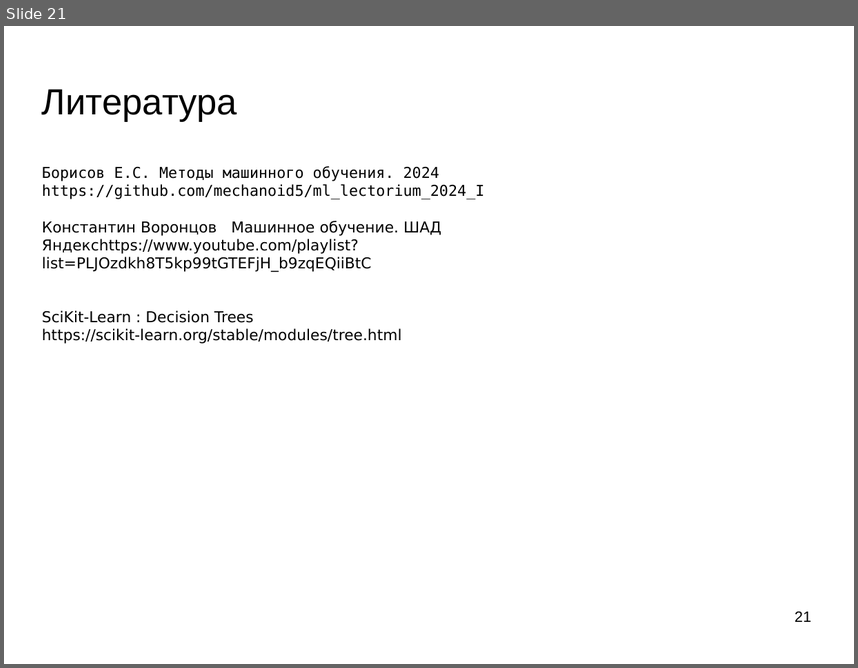
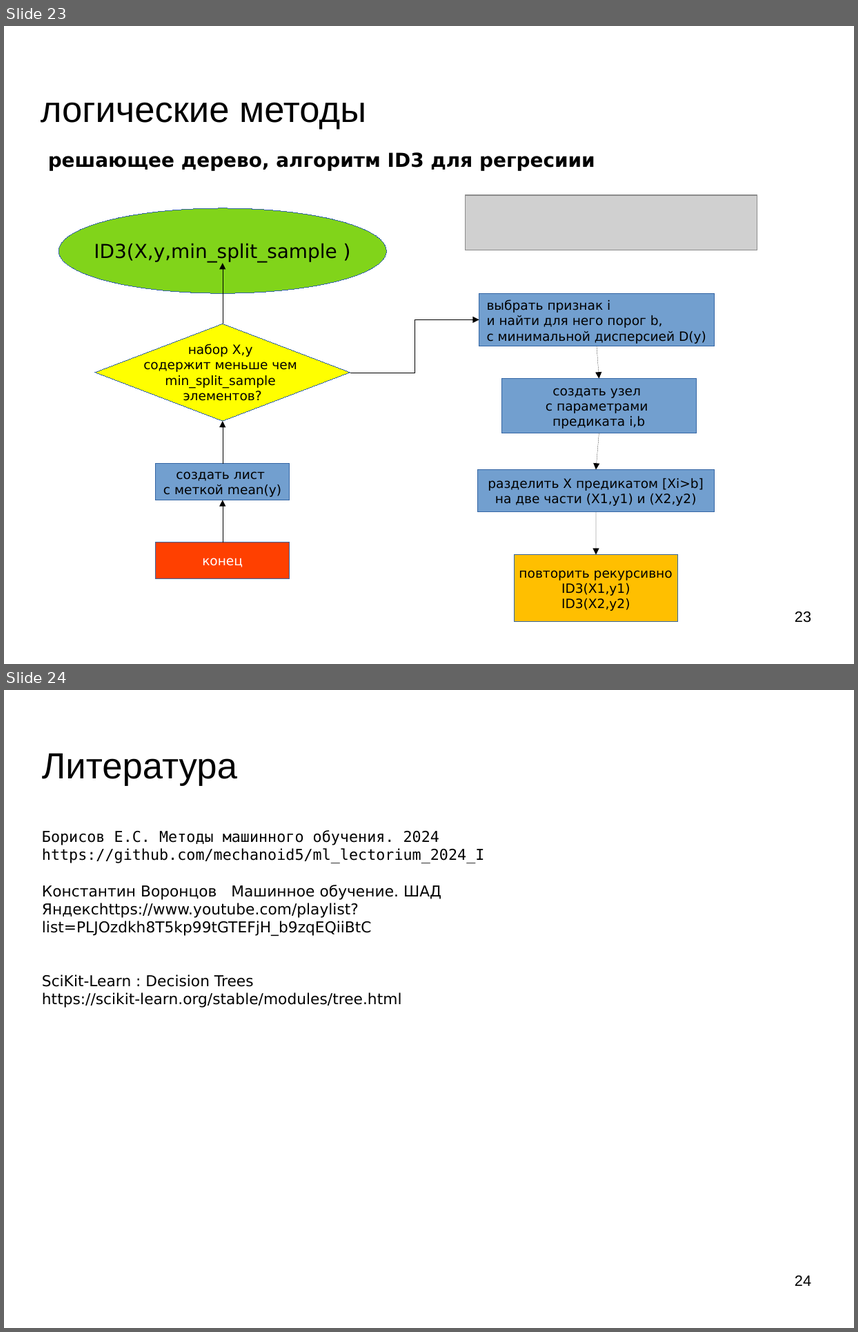
Before and after one commit to mechanoid5/ml_lectorium_2024_I, a slide deck: 11-logical.odp. Shown one above the other, each under a label of ours: slide 21 before the commit, slides 23 and 24 after it. The pictures are 858x668 and 858x1332 pixels, drawn with LibreOffice and Linux fonts; fonts in the diff are those of the drawing; grey boxes stand for pictures; background and template pictures are left out. Boxes give left, top, right and bottom in pixels: in the first picture for what was removed or moved away, otherwise in the second. Text is boxed around its words. In the diff, an @@ line names an element or a change of style, - is before the commit and + after.

```diff
--- a/11-logical.odp
+++ b/11-logical.odp
@@ slide 23 added at [4,26,854,664], background picture (left out) @@
@@ title added at [41,102,366,129], 33.9 pt, text #000000 @@
+логические методы
@@ text added at [48,152,595,171], 18 pt, text #000000, bold @@
+решающее дерево, алгоритм ID3 для регресиии
@@ ellipse added at [59,208,387,293], fill #81D41A, outline #3465A4 0 pt, 18 pt, text #000000 @@
+ID3(X,y,min_split_sample )
@@ picture added at [466,195,757,250] @@
@@ elbow arrow added from (222, 324) to (223, 263), #000000 0 pt @@
@@ rectangle added at [479,293,715,345], fill #729FCF, outline #3465A4 0 pt, 12 pt, text #000000 @@
+выбрать признак i
+и найти для него порог b,
+с минимальной дисперсией D(y)
@@ diamond added at [95,324,350,421], fill #FFFF00, outline #3465A4 0 pt, 12 pt, text #000000 @@
+набор X,y
+содержит меньше чем
+min_split_sample
+элементов?
@@ elbow arrow added from (350, 372) to (479, 320), #000000 0 pt @@
@@ arrow added from (597, 346) to (599, 379), #000000 0 pt @@
@@ rectangle added at [502,379,697,433], fill #729FCF, outline #3465A4 0 pt, 12 pt, text #000000 @@
+создать узел
+с параметрами
+предиката i,b
@@ elbow arrow added from (222, 463) to (223, 421), #000000 0 pt @@
@@ arrow added from (599, 433) to (597, 470), #000000 0 pt @@
@@ rectangle added at [156,463,290,499], fill #729FCF, outline #3465A4 0 pt, 12 pt, text #000000 @@
+создать лист
+с меткой mean(y)
@@ rectangle added at [477,470,715,512], fill #729FCF, outline #3465A4 0 pt, 12 pt, text #000000 @@
+разделить X предикатом [Xi>b]
+на две части (X1,y1) и (X2,y2)
@@ elbow arrow added from (222, 542) to (223, 499), #000000 0 pt @@
@@ arrow added from (597, 512) to (597, 555), #000000 0 pt @@
@@ rectangle added at [156,542,290,578], fill #FF4000, outline #3465A4 0 pt, 12 pt, text #FFFFFF @@
+конец
@@ rectangle added at [514,555,678,621], fill #FFBF00, outline #3465A4 0 pt, 12 pt, text #000000 @@
+повторить рекурсивно
+ID3(X1,y1)
+ID3(X2,y2)
@@ page number added at [795,611,811,622], 14 pt, text #000000 @@
+23
@@ what was slide 21 is now slide 24 @@
@@ page number at [795,1275,811,1285]: text changed @@
-21
+24
```
Also in this commit, not shown: 1 slide changed, 2 other slides added, 5 other files.
